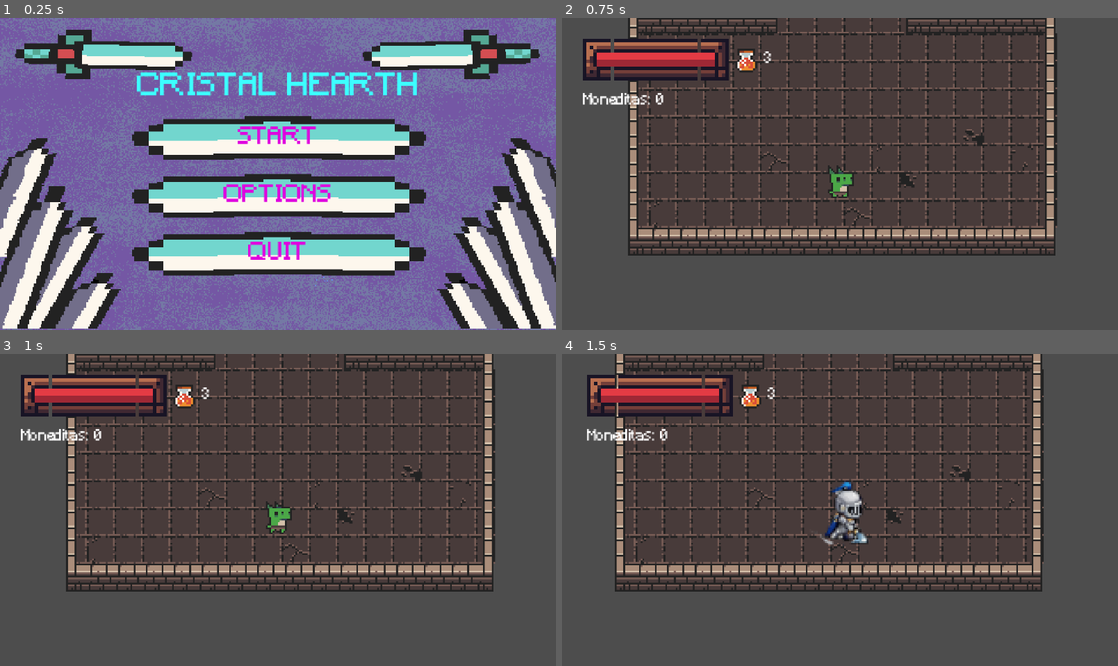
Above: before the commit, frames 1-4 (two rows, left to right).
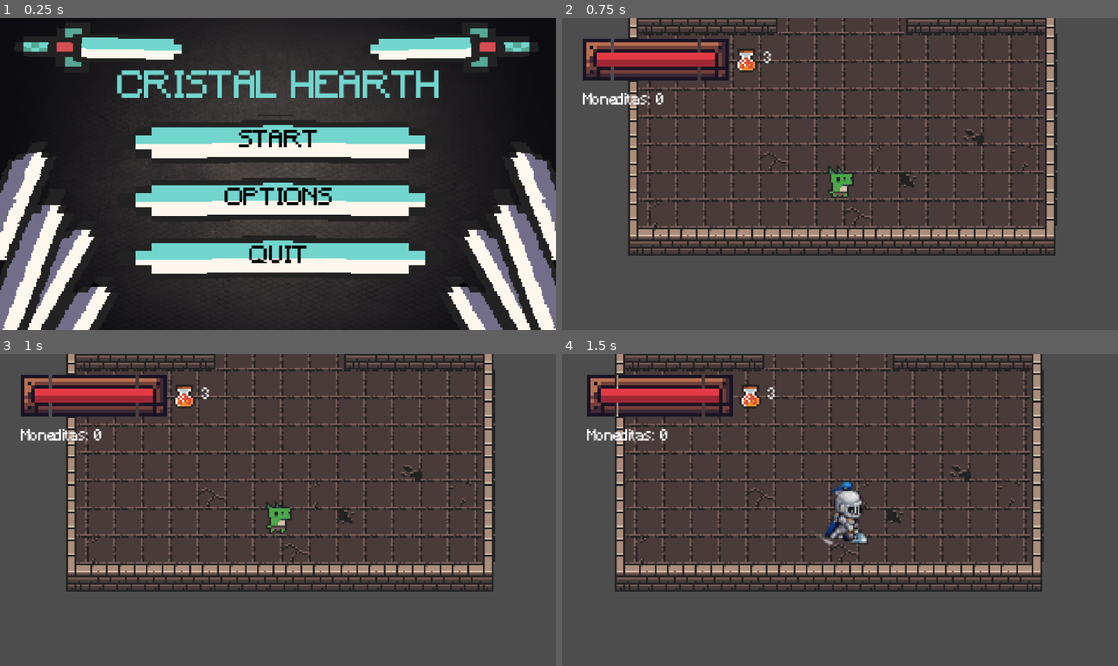
Above: after the commit, the same moments.

Repository: yoltzinbur/prueba-roguelike
Game: Godot game, scene res://Utilities/UI/MainMenu/MainMenu.tscn
Same seed, same stepped clock (60 frames per second), same inputs: the game is played once before the commit and once after it.
Inputs (mouse positions are in pixels of both pictures, inside the frame that each line leads up to):
- Up to frame 1 (0.25 s): no input
- Up to frame 2 (0.75 s): click "START" at 0.5 s
- Up to frame 3 (1 s): no input
- Up to frame 4 (1.5 s): tap Enter (enter) at 1.25 s; move the mouse to (962, 494) at 1.27 s; hold D (right) from 1.28 s (still down); click (962, 494) at 1.35 s

The runs differ from the first frame. In frame 1, 73% of the frame differs, in the area x 0-100%, y 0-100%; in frame 2, nothing differs; in frame 3, nothing differs; in frame 4, nothing differs.

Commit message:
Arreglar unos problemitas (sigue sin funcionar)

Diff:
--- a/Stages/Main/Main.tscn
+++ b/Stages/Main/Main.tscn
@@ -44,12 +44,14 @@
 [node name="TutorialUI" parent="." unique_id=847453696 instance=ExtResource("5_3dw71")]
 visible = false
 
-[node name="CanvasLayer" type="CanvasLayer" parent="." unique_id=1426020335]
-visible = false
-
-[node name="PauseMenu" parent="CanvasLayer" unique_id=411942886 instance=ExtResource("6_065o1")]
-
 [node name="Music" type="AudioStreamPlayer" parent="." unique_id=1124704745]
 stream = ExtResource("5_j2w0w")
 volume_db = -25.0
 autoplay = true
+
+[node name="CanvasLayer" type="CanvasLayer" parent="." unique_id=1426020335]
+process_mode = 3
+layer = 100
+visible = false
+
+[node name="PauseMenu" parent="CanvasLayer" unique_id=411942886 instance=ExtResource("6_065o1")]
--- a/Utilities/UI/MainMenu/MainMenu.tscn
+++ b/Utilities/UI/MainMenu/MainMenu.tscn
@@ -1,13 +1,14 @@
 [gd_scene format=3 uid="uid://fyux2tif6mbb"]
 
 [ext_resource type="Script" uid="uid://bl7inuh44q0dm" path="res://Utilities/UI/MainMenu/MainMenu.gd" id="1_i26rj"]
-[ext_resource type="Texture2D" uid="uid://t4vac4kei1hi" path="res://Utilities/UI/MainMenu/Art/base del menu de inicio.png" id="2_8c7vy"]
+[ext_resource type="Texture2D" uid="uid://881s0d1ln654" path="res://Utilities/UI/MainMenu/Art/scifi_main_menu.jpg" id="2_mua2e"]
 [ext_resource type="Texture2D" uid="uid://damefh24a3my8" path="res://Utilities/UI/MainMenu/Art/espadas del menu.png" id="3_hvqjj"]
 [ext_resource type="Texture2D" uid="uid://3ivpgn24n3dv" path="res://Utilities/UI/MainMenu/Art/boton del menu.png" id="4_7l1er"]
 [ext_resource type="Texture2D" uid="uid://l5vb7k0b3lng" path="res://Utilities/UI/MainMenu/Art/cristales azules.png" id="5_vgxt1"]
 [ext_resource type="FontFile" uid="uid://c3gfiwcm2yoxw" path="res://Assets/Fonts/Minecraft.ttf" id="6_hvqjj"]
 [ext_resource type="Texture2D" uid="uid://cq4tk7twl7xfo" path="res://Utilities/UI/MainMenu/Art/cristales morados.png" id="6_qstjv"]
 [ext_resource type="AudioStream" uid="uid://dt1uyio6hhauw" path="res://Utilities/UI/MainMenu/Music/song18.mp3" id="8_7l1er"]
+[ext_resource type="Texture2D" uid="uid://cslhpw1ht6om1" path="res://Utilities/UI/MainMenu/Art/boton morado.png" id="8_chw8y"]
 [ext_resource type="AudioStream" uid="uid://dmtyyauvce3vn" path="res://Utilities/UI/MainMenu/Music/264447__kickhat__open-button-2.wav" id="8_vgxt1"]
 
 [sub_resource type="SpriteFrames" id="SpriteFrames_fimr5"]
@@ -35,6 +36,17 @@
 expand_margin_right = 10.0
 expand_margin_bottom = 10.0
 
+[sub_resource type="StyleBoxTexture" id="StyleBoxTexture_qr3ii"]
+content_margin_left = 20.0
+content_margin_top = 10.0
+content_margin_right = 20.0
+content_margin_bottom = 10.0
+texture = ExtResource("8_chw8y")
+expand_margin_left = 10.0
+expand_margin_top = 10.0
+expand_margin_right = 10.0
+expand_margin_bottom = 10.0
+
 [sub_resource type="StyleBoxTexture" id="StyleBoxTexture_qoqlk"]
 content_margin_left = 20.0
 content_margin_top = 10.0
@@ -46,12 +58,34 @@
 expand_margin_right = 10.0
 expand_margin_bottom = 10.0
 
+[sub_resource type="StyleBoxTexture" id="StyleBoxTexture_chw8y"]
+content_margin_left = 20.0
+content_margin_top = 10.0
+content_margin_right = 20.0
+content_margin_bottom = 10.0
+texture = ExtResource("8_chw8y")
+expand_margin_left = 10.0
+expand_margin_top = 10.0
+expand_margin_right = 10.0
+expand_margin_bottom = 10.0
+
 [sub_resource type="StyleBoxTexture" id="StyleBoxTexture_iwfq2"]
 content_margin_left = 20.0
 content_margin_top = 10.0
 content_margin_right = 20.0
 content_margin_bottom = 10.0
 texture = ExtResource("4_7l1er")
+expand_margin_left = 10.0
+expand_margin_top = 10.0
+expand_margin_right = 10.0
+expand_margin_bottom = 10.0
+
+[sub_resource type="StyleBoxTexture" id="StyleBoxTexture_y721j"]
+content_margin_left = 20.0
+content_margin_top = 10.0
+content_margin_right = 20.0
+content_margin_bottom = 10.0
+texture = ExtResource("8_chw8y")
 expand_margin_left = 10.0
 expand_margin_top = 10.0
 expand_margin_right = 10.0
@@ -79,18 +113,20 @@
 offset_bottom = 270.0
 grow_horizontal = 2
 grow_vertical = 2
-texture = ExtResource("2_8c7vy")
+texture = ExtResource("2_mua2e")
 expand_mode = 1
 stretch_mode = 6
 
 [node name="TextureRect" type="TextureRect" parent="Control" unique_id=363110831]
 layout_mode = 0
-offset_right = 480.0
-offset_bottom = 270.0
+offset_left = -1.0
+offset_top = -6.0
+offset_right = 479.0
+offset_bottom = 264.0
 texture = ExtResource("3_hvqjj")
 
 [node name="AnimatedSprite2D" type="AnimatedSprite2D" parent="Control" unique_id=1739613537]
-position = Vector2(240.99998, 133.25)
+position = Vector2(241, 136)
 scale = Vector2(1.0041667, 1.0055555)
 sprite_frames = SubResource("SpriteFrames_fimr5")
 autoplay = "default"
@@ -101,8 +137,10 @@
 layout_mode = 1
 anchors_preset = 10
 anchor_right = 1.0
-offset_right = 480.0
-offset_bottom = 270.0
+offset_left = 1.0
+offset_top = 1.0
+offset_right = 481.0
+offset_bottom = 271.0
 grow_horizontal = 2
 
 [node name="VBoxContainer" type="VBoxContainer" parent="Control/CenterContainer" unique_id=1905021195]
@@ -114,37 +152,40 @@
 
 [node name="Label" type="Label" parent="Control/CenterContainer/VBoxContainer" unique_id=482402169]
 layout_mode = 2
-theme_override_colors/font_color = Color(0.23529412, 1, 1, 1)
-theme_override_fonts/font = ExtResource("6_hvqjj")
-theme_override_font_sizes/font_size = 27
+theme_override_colors/font_color = Color(0.44705883, 0.8392157, 0.80784315, 1)
+theme_override_fonts/font = ExtResource("6_hvqjj")
+theme_override_font_sizes/font_size = 31
 text = "CRISTAL HEARTH"
 horizontal_alignment = 1
 
 [node name="Start" type="Button" parent="Control/CenterContainer/VBoxContainer" unique_id=1704388207]
 custom_minimum_size = Vector2(0, 40)
 layout_mode = 2
-theme_override_colors/font_color = Color(0.8745098, 0, 0.8745098, 1)
+theme_override_colors/font_color = Color(0, 0, 0, 1)
 theme_override_fonts/font = ExtResource("6_hvqjj")
 theme_override_font_sizes/font_size = 20
 theme_override_styles/normal = SubResource("StyleBoxTexture_h7a2f")
+theme_override_styles/hover = SubResource("StyleBoxTexture_qr3ii")
 text = "START"
 
 [node name="Options" type="Button" parent="Control/CenterContainer/VBoxContainer" unique_id=2059196340]
 custom_minimum_size = Vector2(0, 40)
 layout_mode = 2
-theme_override_colors/font_color = Color(0.8745098, 0, 0.8745098, 1)
+theme_override_colors/font_color = Color(0, 0, 0, 1)
 theme_override_fonts/font = ExtResource("6_hvqjj")
 theme_override_font_sizes/font_size = 20
 theme_override_styles/normal = SubResource("StyleBoxTexture_qoqlk")
+theme_override_styles/hover = SubResource("StyleBoxTexture_chw8y")
 text = "OPTIONS"
 
 [node name="Quit" type="Button" parent="Control/CenterContainer/VBoxContainer" unique_id=1023002173]
 custom_minimum_size = Vector2(0, 40)
 layout_mode = 2
-theme_override_colors/font_color = Color(0.8745098, 0, 0.8745098, 1)
+theme_override_colors/font_color = Color(0, 0, 0, 1)
 theme_override_fonts/font = ExtResource("6_hvqjj")
 theme_override_font_sizes/font_size = 20
 theme_override_styles/normal = SubResource("StyleBoxTexture_iwfq2")
+theme_override_styles/hover = SubResource("StyleBoxTexture_y721j")
 text = "QUIT"
 
 [node name="AudioStreamPlayer" type="AudioStreamPlayer" parent="Control" unique_id=1288687144]
--- a/Utilities/UI/PauseMenu/pause_menu.gd
+++ b/Utilities/UI/PauseMenu/pause_menu.gd
@@ -3,39 +3,39 @@
 func _ready():
 	$AnimationPlayer.play("RESET")
 	visible = false
-	$PanelContainer.process_mode = Node.PROCESS_MODE_DISABLED
+	process_mode = Node.PROCESS_MODE_ALWAYS
+	# Fuerza también el CanvasLayer padre
+	get_parent().process_mode = Node.PROCESS_MODE_ALWAYS
 
 func resume():
 	get_tree().paused = false
 	$AnimationPlayer.play_backwards("blur")
 	visible = false
-	$PanelContainer.process_mode = Node.PROCESS_MODE_DISABLED
 
 func pause():
+	print("pause llamado, visible antes: ", visible)
+	visible = true
+	print("visible ahora: ", visible)
+	$AnimationPlayer.play("blur")
 	get_tree().paused = true
-	$AnimationPlayer.play("blur")
-	visible = true
-	$PanelContainer.process_mode = Node.PROCESS_MODE_ALWAYS
 
 func testEsc():
-	if Input.is_action_just_pressed("pause") and get_tree().paused==false:
-		pause()
-	elif Input.is_action_just_pressed("pause") and get_tree().paused==true:
-		resume()
-
-
-func _on_reanudar_pressed() -> void:
-	resume() # Replace with function body.
-
-
-func _on_reiniciar_pressed() -> void:
-	get_tree().paused=false
-	get_tree().reload_current_scene() # Replace with function body.
-
-
-
-func _on_salir_pressed() -> void:
-	get_tree().quit() # Replace with function body.
+	if Input.is_action_just_pressed("pause"):
+		if get_tree().paused == false:
+			pause()
+		else:
+			resume()
 
 func _process(delta):
 	testEsc()
+
+# --- Señales de los botones ---
+func _on_reanudar_pressed() -> void:
+	resume()
+
+func _on_reiniciar_pressed() -> void:
+	get_tree().paused = false
+	get_tree().reload_current_scene()
+
+func _on_salir_pressed() -> void:
+	get_tree().quit()
--- a/Utilities/UI/PauseMenu/pause_menu.tscn
+++ b/Utilities/UI/PauseMenu/pause_menu.tscn
@@ -1,11 +1,10 @@
 [gd_scene format=3 uid="uid://dgb250m1o7qj0"]
 
 [ext_resource type="Script" uid="uid://bn3gvgt5pry3r" path="res://Utilities/UI/PauseMenu/pause_menu.gd" id="1_nwcfo"]
-[ext_resource type="Shader" uid="uid://b3v4plgjxxm4j" path="res://Utilities/UI/PauseMenu/pausemenu.gdshader" id="2_05uyy"]
+[ext_resource type="Texture2D" uid="uid://881s0d1ln654" path="res://Utilities/UI/MainMenu/Art/scifi_main_menu.jpg" id="3_70se0"]
 
-[sub_resource type="ShaderMaterial" id="ShaderMaterial_p81d2"]
-shader = ExtResource("2_05uyy")
-shader_parameter/lod = 0.4830000229425
+[sub_resource type="StyleBoxTexture" id="StyleBoxTexture_g8udi"]
+texture = ExtResource("3_70se0")
 
 [sub_resource type="Animation" id="Animation_2nc7s"]
 length = 0.3
@@ -47,7 +46,7 @@
 "times": PackedFloat32Array(0, 0.3),
 "transitions": PackedFloat32Array(1, 1),
 "update": 0,
-"values": [0.0, 0.4830000229425]
+"values": [0.0, 0.694000032965]
 }
 tracks/1/type = "value"
 tracks/1/imported = false
@@ -68,25 +67,27 @@
 &"blur": SubResource("Animation_d3xb4")
 }
 
-[node name="PauseMenu" type="Control" unique_id=411942886]
+[node name="PauseMenu" type="Control" unique_id=1520165393]
 process_mode = 3
+z_index = 100
 layout_mode = 3
+anchors_preset = 0
+script = ExtResource("1_nwcfo")
+
+[node name="ColorRect" type="ColorRect" parent="." unique_id=745447421]
+process_mode = 3
+layout_mode = 1
 anchors_preset = 15
 anchor_right = 1.0
 anchor_bottom = 1.0
+offset_right = 956.0
+offset_bottom = 642.0
 grow_horizontal = 2
 grow_vertical = 2
-script = ExtResource("1_nwcfo")
-
-[node name="ColorRect" type="ColorRect" parent="." unique_id=745447421]
-material = SubResource("ShaderMaterial_p81d2")
-layout_mode = 0
-offset_left = -2.0
-offset_top = 6.0
-offset_right = 862.0
-offset_bottom = 478.0
+color = Color(1, 0, 0.08627451, 1)
 
 [node name="PanelContainer" type="PanelContainer" parent="." unique_id=1599488417]
+process_mode = 3
 modulate = Color(1, 1, 1, 0)
 top_level = true
 layout_mode = 1
@@ -101,9 +102,9 @@
 offset_bottom = 105.0
 grow_horizontal = 2
 grow_vertical = 2
+theme_override_styles/panel = SubResource("StyleBoxTexture_g8udi")
 
 [node name="VBoxContainer" type="VBoxContainer" parent="PanelContainer" unique_id=1126634009]
-clip_children = 2
 layout_mode = 2
 
 [node name="Reanudar" type="Button" parent="PanelContainer/VBoxContainer" unique_id=685143468]
@@ -124,6 +125,7 @@
 "
 
 [node name="AnimationPlayer" type="AnimationPlayer" parent="." unique_id=178039124]
+process_mode = 3
 libraries/ = SubResource("AnimationLibrary_mxa3g")
 
 [connection signal="pressed" from="PanelContainer/VBoxContainer/Reanudar" to="." method="_on_reanudar_pressed"]
--- a/Utilities/UI/PauseMenu/pausemenu.gdshader
+++ b/Utilities/UI/PauseMenu/pausemenu.gdshader
@@ -1,14 +1,14 @@
 shader_type canvas_item;
-uniform sampler2D SCREEN_TEXTURE: hint_screen_texture, filter_linear_mipmap;
 
-uniform float lod: hint_range(0.0, 5)= 0.0;
+uniform sampler2D SCREEN_TEXTURE : hint_screen_texture, filter_linear_mipmap;
+uniform float lod : hint_range(0.0, 5.0) = 2.0; // Ajusta el nivel de borrosidad
 
 void fragment() {
-	vec4 color= texture(SCREEN_TEXTURE , SCREEN_UV , lod);
-	COLOR= color;
+    // 1. Tomamos el fondo del juego y lo difuminamos
+    vec4 color = texture(SCREEN_TEXTURE, SCREEN_UV, lod);
+
+    // 2. Lo oscurecemos un poco (multiplicando por 0.5) para que actúe como una capa de sombra
+    color.rgb *= 0.5;
+
+    COLOR = color;
 }
-
-//void light() {
-//	// Called for every pixel for every light affecting the CanvasItem.
-//	// Uncomment to replace the default light processing function with this one.
-//}
Not shown, added: Utilities/UI/GameOver/skull-orig.png.import
Binary file added: Utilities/UI/MainMenu/Art/boton morado.png
Not shown, added: Utilities/UI/MainMenu/Art/boton morado.png.import
Binary file added: Utilities/UI/MainMenu/Art/scifi_main_menu.jpg
Not shown, added: Utilities/UI/MainMenu/Art/scifi_main_menu.jpg.import
